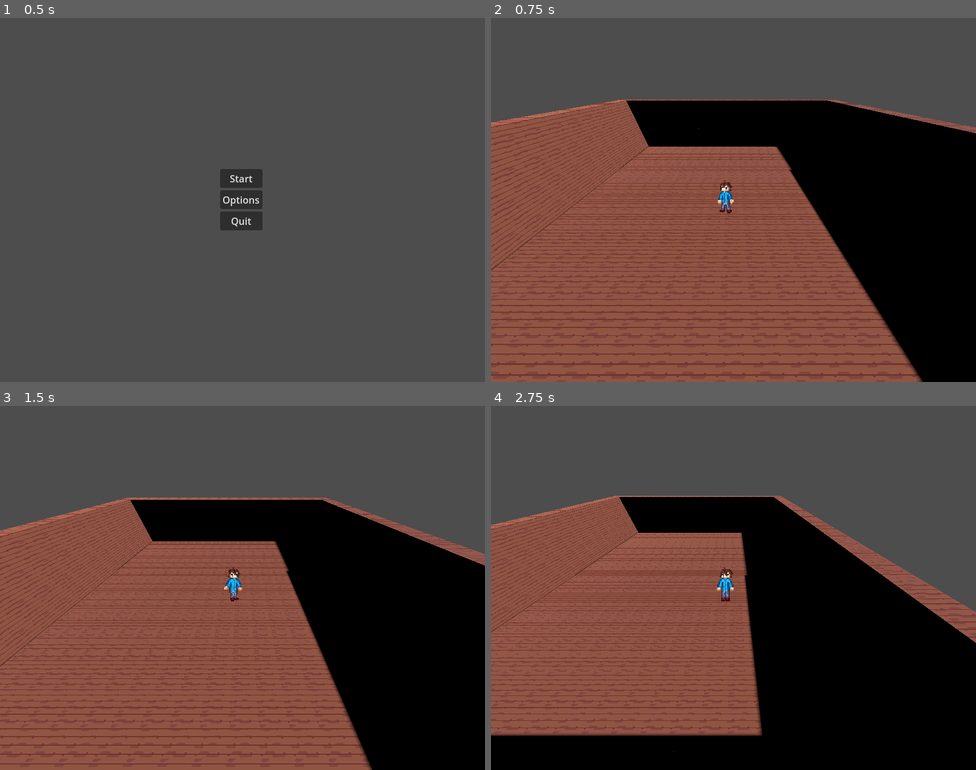
Above: before the commit, frames 1-4 (two rows, left to right).
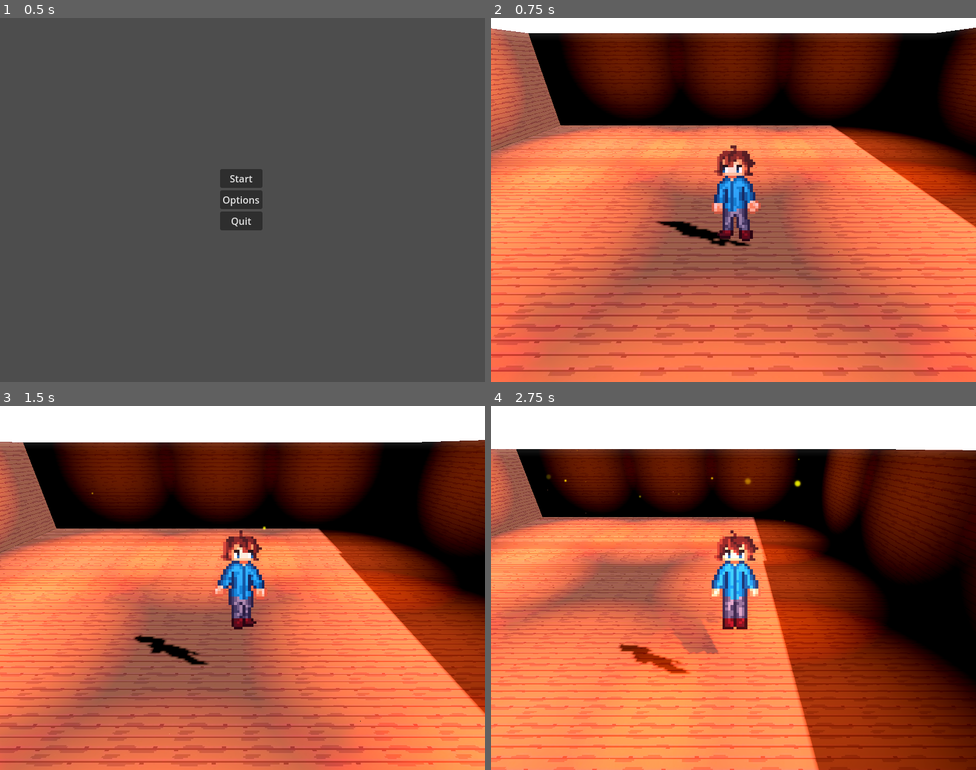
Above: after the commit, the same moments.

Repository: anaslqdkd/LITL
Game: Godot game, scene res://src/main_menu.tscn
The game is run twice, just before and just after one commit, with the same random seed, the same clock (stepped at 60 frames per second) and the same inputs. The engine's default icon, where the game draws it, is replaced by a stand-in: a white triangle on a blue panel in a dark square.
Inputs:
- Up to frame 1 (0.5 s): no input
- Up to frame 2 (0.75 s): click "Start" at 0.5 s
- Up to frame 3 (1.5 s): tap Enter (ui_accept) at 1.25 s; hold Right (move_right) from 1.28 s (still down)
- Up to frame 4 (2.75 s): tap Enter (ui_accept) at 1.52, 2.27 s; release Right (move_right) at 2.03 s; hold Down (move_down) from 2.03 s (still down)

Frame 1 is identical in both runs. In frame 2, 92% of the frame differs, in the area x 0-100%, y 0-100%; in frame 3, 92%; in frame 4, 94%.

Commit message:
Update : fireflies particles added and sprite receives light and cast shadows

Diff:
--- a/src/library_1.tscn
+++ b/src/library_1.tscn
@@ -1,16 +1,93 @@
-[gd_scene load_steps=4 format=3 uid="uid://b7wwchqv7bfsc"]
+[gd_scene load_steps=18 format=3 uid="uid://b7wwchqv7bfsc"]
 
 [ext_resource type="PackedScene" uid="uid://chmdec0eswtq6" path="res://src/player.tscn" id="1_i14c5"]
+[ext_resource type="Script" uid="uid://bjqdkyx2c3fin" path="res://src/player_camera.gd" id="2_qgpte"]
 [ext_resource type="MeshLibrary" uid="uid://cq6usy1jsasv2" path="res://new_mesh_library.tres" id="2_raxvv"]
+[ext_resource type="Texture2D" uid="uid://byju8x4pf7533" path="res://assets/particles/circle_05.png" id="3_tomhl"]
 
 [sub_resource type="Environment" id="Environment_i14c5"]
 ambient_light_source = 3
+reflected_light_source = 2
+glow_enabled = true
+glow_intensity = 1.5
 volumetric_fog_enabled = true
+volumetric_fog_density = 0.1
 volumetric_fog_albedo = Color(0.666667, 0.666667, 1, 1)
 volumetric_fog_anisotropy = 0.6
 volumetric_fog_length = 512.0
 
+[sub_resource type="CameraAttributesPractical" id="CameraAttributesPractical_tomhl"]
+exposure_multiplier = 1.2
+dof_blur_far_distance = 12.0
+
+[sub_resource type="Curve" id="Curve_tomhl"]
+_data = [Vector2(0, 0.105998), 0.0, -0.411601, 0, 0, Vector2(1, 0), 0.0, 0.0, 0, 0]
+point_count = 2
+
+[sub_resource type="CurveTexture" id="CurveTexture_qgpte"]
+curve = SubResource("Curve_tomhl")
+
+[sub_resource type="Gradient" id="Gradient_qgpte"]
+offsets = PackedFloat32Array(0, 0.43787, 1)
+colors = PackedColorArray(1, 1, 1, 1, 1, 1, 1, 1, 1, 1, 1, 0)
+
+[sub_resource type="GradientTexture1D" id="GradientTexture1D_p32id"]
+gradient = SubResource("Gradient_qgpte")
+use_hdr = true
+
+[sub_resource type="Curve" id="Curve_gytl0"]
+_limits = [0.0, 1024.0, 0.0, 1.0]
+_data = [Vector2(0, 102.4), 0.0, 0.0, 0, 0]
+point_count = 1
+metadata/_snap_enabled = true
+
+[sub_resource type="CurveTexture" id="CurveTexture_gaq67"]
+curve = SubResource("Curve_gytl0")
+
+[sub_resource type="Curve" id="Curve_2qu5p"]
+_data = [Vector2(0, 1), 0.0, 0.0, 0, 0, Vector2(1, 0), 0.0, 0.0, 0, 0]
+point_count = 2
+
+[sub_resource type="CurveTexture" id="CurveTexture_qwiby"]
+curve = SubResource("Curve_2qu5p")
+
+[sub_resource type="ParticleProcessMaterial" id="ParticleProcessMaterial_vqwu8"]
+lifetime_randomness = 0.2
+emission_shape_offset = Vector3(0, -1, 0)
+emission_shape = 3
+emission_box_extents = Vector3(10, 3, 10)
+angular_velocity_min = 30.0
+angular_velocity_max = 60.0
+gravity = Vector3(0, -3, -5)
+scale_min = 0.1
+scale_max = 0.3
+scale_curve = SubResource("CurveTexture_qwiby")
+color = Color(1, 1, 0, 1)
+color_ramp = SubResource("GradientTexture1D_p32id")
+alpha_curve = SubResource("CurveTexture_qgpte")
+emission_curve = SubResource("CurveTexture_gaq67")
+turbulence_enabled = true
+turbulence_noise_scale = 5.0
+collision_mode = 1
+collision_friction = 1.0
+collision_bounce = 0.0
+
+[sub_resource type="StandardMaterial3D" id="StandardMaterial3D_hvgcl"]
+transparency = 1
+vertex_color_use_as_albedo = true
+albedo_texture = ExtResource("3_tomhl")
+billboard_mode = 3
+billboard_keep_scale = true
+particles_anim_h_frames = 1
+particles_anim_v_frames = 1
+particles_anim_loop = false
+
+[sub_resource type="QuadMesh" id="QuadMesh_niij5"]
+lightmap_size_hint = Vector2i(7, 7)
+material = SubResource("StandardMaterial3D_hvgcl")
+
 [node name="World" type="Node3D"]
+transform = Transform3D(1, 0, 0, 0, 1, 0, 0, 0, 1, 0, 1.86969, 0)
 
 [node name="WorldEnvironment" type="WorldEnvironment" parent="."]
 environment = SubResource("Environment_i14c5")
@@ -19,8 +96,12 @@
 transform = Transform3D(1, 0, 0, 0, 1, 0, 0, 0, 1, 0, 1.55042, 0)
 
 [node name="Camera3D" type="Camera3D" parent="Player"]
-transform = Transform3D(1, 0, 0, 0, 0.70508, 0.709128, 0, -0.709128, 0.70508, 0.458423, 4.33038, 4.76677)
-fov = 113.473
+transform = Transform3D(1, 0, 0, 0, 0.866026, 0.5, 0, -0.5, 0.866026, 0, 2, 4)
+keep_aspect = 0
+attributes = SubResource("CameraAttributesPractical_tomhl")
+fov = 90.0
+far = 100.0
+script = ExtResource("2_qgpte")
 
 [node name="DirectionalLight3D" type="DirectionalLight3D" parent="."]
 transform = Transform3D(0.707107, -1.28028e-08, 0.707107, -0.707107, -3.09086e-08, 0.707107, 1.28028e-08, -1, -3.09086e-08, 0, 15.1518, 0)
@@ -66,3 +147,95 @@
 data = {
 "cells": PackedInt32Array(65526, 65526, 2, 65526, 65527, 2, 65526, 65528, 2, 65526, 65529, 2, 65526, 65530, 2, 65526, 6 …(894 unchanged characters)…
 }
+
+[node name="GPUParticles3D" type="GPUParticles3D" parent="."]
+transform = Transform3D(1, 0, 0, 0, 1, 0, 0, 0, 1, 0, 5, 0)
+amount = 100
+lifetime = 10.0
+randomness = 0.5
+visibility_aabb = AABB(-4, -4, -4, 8, 4, 8)
+process_material = SubResource("ParticleProcessMaterial_vqwu8")
+draw_pass_1 = SubResource("QuadMesh_niij5")
+
+[node name="Light" type="Node3D" parent="."]
+
+[node name="OmniLight3D" type="OmniLight3D" parent="Light"]
+transform = Transform3D(0.707107, -1.28028e-08, 0.707107, -0.707107, -3.09086e-08, 0.707107, 1.28028e-08, -1, -3.09086e-08, 0, 4, 0)
+light_color = Color(0.930972, 0.532809, 0.377421, 1)
+light_energy = 2.0
+light_volumetric_fog_energy = 2.0
+shadow_enabled = true
+distance_fade_begin = 0.0
+distance_fade_shadow = 211.26
+
+[node name="OmniLight3D2" type="OmniLight3D" parent="Light"]
+transform = Transform3D(0.707107, -1.28028e-08, 0.707107, -0.707107, -3.09086e-08, 0.707107, 1.28028e-08, -1, -3.09086e-08, -5, 4, -5)
+light_color = Color(0.930972, 0.532809, 0.377421, 1)
+light_energy = 2.0
+light_volumetric_fog_energy = 2.0
+shadow_enabled = true
+distance_fade_begin = 0.0
+distance_fade_shadow = 211.26
+
+[node name="OmniLight3D3" type="OmniLight3D" parent="Light"]
+transform = Transform3D(0.707107, -1.28028e-08, 0.707107, -0.707107, -3.09086e-08, 0.707107, 1.28028e-08, -1, -3.09086e-08, 0, 4, -5)
+light_color = Color(0.930972, 0.532809, 0.377421, 1)
+light_energy = 2.0
+light_volumetric_fog_energy = 2.0
+shadow_enabled = true
+distance_fade_begin = 0.0
+distance_fade_shadow = 211.26
+
+[node name="OmniLight3D4" type="OmniLight3D" parent="Light"]
+transform = Transform3D(0.707107, -1.28028e-08, 0.707107, -0.707107, -3.09086e-08, 0.707107, 1.28028e-08, -1, -3.09086e-08, 5, 4, -5)
+light_color = Color(0.930972, 0.532809, 0.377421, 1)
+light_energy = 2.0
+light_volumetric_fog_energy = 2.0
+shadow_enabled = true
+distance_fade_begin = 0.0
+distance_fade_shadow = 211.26
+
+[node name="OmniLight3D5" type="OmniLight3D" parent="Light"]
+transform = Transform3D(0.707107, -1.28028e-08, 0.707107, -0.707107, -3.09086e-08, 0.707107, 1.28028e-08, -1, -3.09086e-08, -5, 4, 0)
+light_color = Color(0.930972, 0.532809, 0.377421, 1)
+light_energy = 2.0
+light_volumetric_fog_energy = 2.0
+shadow_enabled = true
+distance_fade_begin = 0.0
+distance_fade_shadow = 211.26
+
+[node name="OmniLight3D6" type="OmniLight3D" parent="Light"]
+transform = Transform3D(0.707107, -1.28028e-08, 0.707107, -0.707107, -3.09086e-08, 0.707107, 1.28028e-08, -1, -3.09086e-08, 5, 4, 0)
+light_color = Color(0.930972, 0.532809, 0.377421, 1)
+light_energy = 2.0
+light_volumetric_fog_energy = 2.0
+shadow_enabled = true
+distance_fade_begin = 0.0
+distance_fade_shadow = 211.26
+
+[node name="OmniLight3D8" type="OmniLight3D" parent="Light"]
+transform = Transform3D(0.5, -0.707107, 0.5, -0.5, -0.707107, -0.5, 0.707107, 1.54543e-08, -0.707107, 5, 4, 5)
+light_color = Color(0.930972, 0.532809, 0.377421, 1)
+light_energy = 2.0
+light_volumetric_fog_energy = 2.0
+shadow_enabled = true
+distance_fade_begin = 0.0
+distance_fade_shadow = 211.26
+
+[node name="OmniLight3D9" type="OmniLight3D" parent="Light"]
+transform = Transform3D(0.707107, -1.28028e-08, 0.707107, -0.707107, -3.09086e-08, 0.707107, 1.28028e-08, -1, -3.09086e-08, -5, 4, 5)
+light_color = Color(0.930972, 0.532809, 0.377421, 1)
+light_energy = 2.0
+light_volumetric_fog_energy = 2.0
+shadow_enabled = true
+distance_fade_begin = 0.0
+distance_fade_shadow = 211.26
+
+[node name="OmniLight3D10" type="OmniLight3D" parent="Light"]
+transform = Transform3D(0.707107, -1.28028e-08, 0.707107, -0.707107, -3.09086e-08, 0.707107, 1.28028e-08, -1, -3.09086e-08, 0, 4, 5)
+light_color = Color(0.930972, 0.532809, 0.377421, 1)
+light_energy = 2.0
+light_volumetric_fog_energy = 2.0
+shadow_enabled = true
+distance_fade_begin = 0.0
+distance_fade_shadow = 211.26
--- a/src/player.tscn
+++ b/src/player.tscn
@@ -534,6 +534,8 @@
 [node name="AnimatedSprite3D" type="AnimatedSprite3D" parent="."]
 transform = Transform3D(1, 0, 0, 0, 1, 0, 0, 0, 1, 0, 0.088285, 0)
 billboard = 1
+shaded = true
+alpha_cut = 2
 texture_filter = 0
 sprite_frames = SubResource("SpriteFrames_smeid")
 animation = &"idle_left"
--- /dev/null
+++ b/src/player_camera.gd
@@ -0,0 +1 @@
+extends Camera3D
Binary file added: assets/particles/circle_05.png
Not shown, added: assets/particles/circle_05.png.import
Binary file added: assets/particles/explosion00.png
Not shown, added: assets/particles/explosion00.png.import
Not shown, added: src/player_camera.gd.uid
